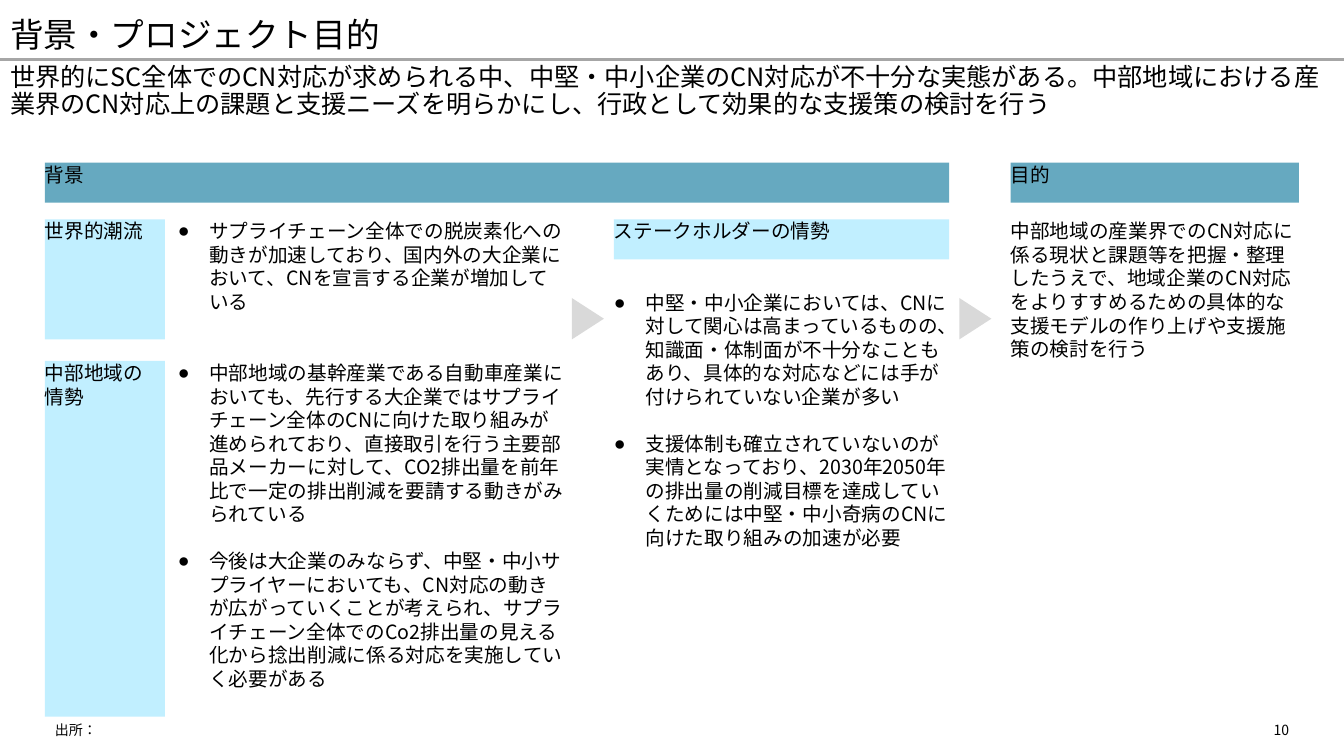
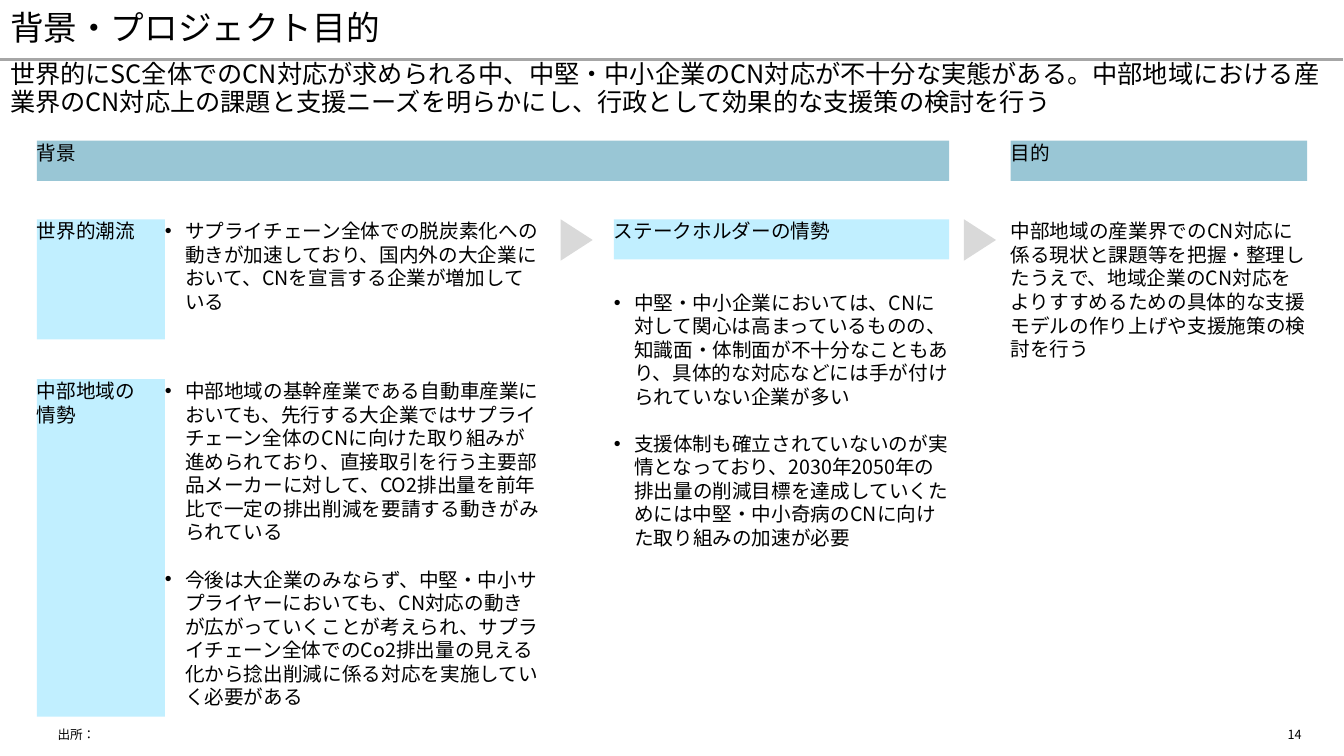
Before and after one commit to yuzucha16/dotfiles, a slide deck: slide 14 of office/Blank.potx (slide 10 before the commit). Drawn at 1344x756 pixels with LibreOffice and Linux fonts; fonts in the diff are those of the drawing. Boxes give left, top, right and bottom in pixels: in the first picture for what was removed or moved away, otherwise in the second. Text is boxed around its words. In the diff, an @@ line names an element or a change of style, - is before the commit and + after.

```diff
--- a/office/Blank.potx
+++ b/office/Blank.potx
@@ title "背景・プロジェクト目的" at (10,11,380,43): vertical alignment bottom to middle @@
@@ text "世界的にSC全体でのCN対応が求められる中、中堅・中小企業のCN対応が不十分な実態がある。中部地域における産業界のCN対 ..." at (10,58,1319,113): vertical alignment top to middle @@
@@ rectangle "背景": place and size @@
-rectangle "背景" at (45,162,950,203)
+rectangle "背景" at (37,141,950,181)
@@ rectangle "背景" at (37,141,950,181): fill #007096 at 60% opacity to #007096 at 40% opacity @@
@@ rectangle "目的" at (1011,141,1308,181): fill #007096 at 60% opacity to #007096 at 40% opacity @@
@@ rectangle "目的": place and size @@
-rectangle "目的" at (1011,162,1300,203)
+rectangle "目的" at (1011,141,1308,181)
@@ rectangle "世界的潮流": place and size @@
-rectangle "世界的潮流" at (45,220,165,340)
+rectangle "世界的潮流" at (37,220,165,340)
@@ text "サプライチェーン全体での脱炭素化への動きが加速しており、国内外の大企業において、CNを宣言する企業が増加している": place and size @@
-text "サプライチェーン全体での脱炭素化への動きが加速しており、国内外の大企業において、CNを宣言する企業が増加している" at (209,221,562,287)
+text "サプライチェーン全体での脱炭素化への動きが加速しており、国内外の大企業において、CNを宣言する企業が増加している" at (185,221,538,287)
@@ triangle: place and size @@
-triangle at (572,298,604,339)
+triangle at (561,219,593,261)
@@ triangle: place and size @@
-triangle at (959,298,992,339)
+triangle at (964,219,997,261)
@@ text "中部地域の産業界でのCN対応に係る現状と課題等を把握・整理したうえで、地域企業のCN対応をよりすすめるための具体的な支援 ..." rewrapped from (1011,221,1293,287) to (1011,221,1306,287) @@
@@ rectangle "中部地域の": place and size @@
-rectangle "中部地域の" at (45,361,165,717)
+rectangle "中部地域の" at (37,379,165,717)
@@ bullet ● to • in 3 elements at (634,293,948,523), (185,221,538,287), (185,381,539,659) @@
@@ text "中部地域の基幹産業である自動車産業においても、先行する大企業ではサプライチェーン全体のCNに向けた取り組みが進められてお ...": place and size @@
-text "中部地域の基幹産業である自動車産業においても、先行する大企業ではサプライチェーン全体のCNに向けた取り組みが進められてお ..." at (209,363,563,641)
+text "中部地域の基幹産業である自動車産業においても、先行する大企業ではサプライチェーン全体のCNに向けた取り組みが進められてお ..." at (185,381,539,659)
@@ text "出所：" at (58,728,96,740): size 10 to 9 pt; vertical alignment top to middle @@
@@ page number removed at (1274,724,1290,735) @@
-10
@@ page number added at (1288,729,1302,739), 9 pt, text #000000 @@
+14
```
Also in this commit, not shown: 36 other slides changed, 14 slides added, 2 slides removed.
